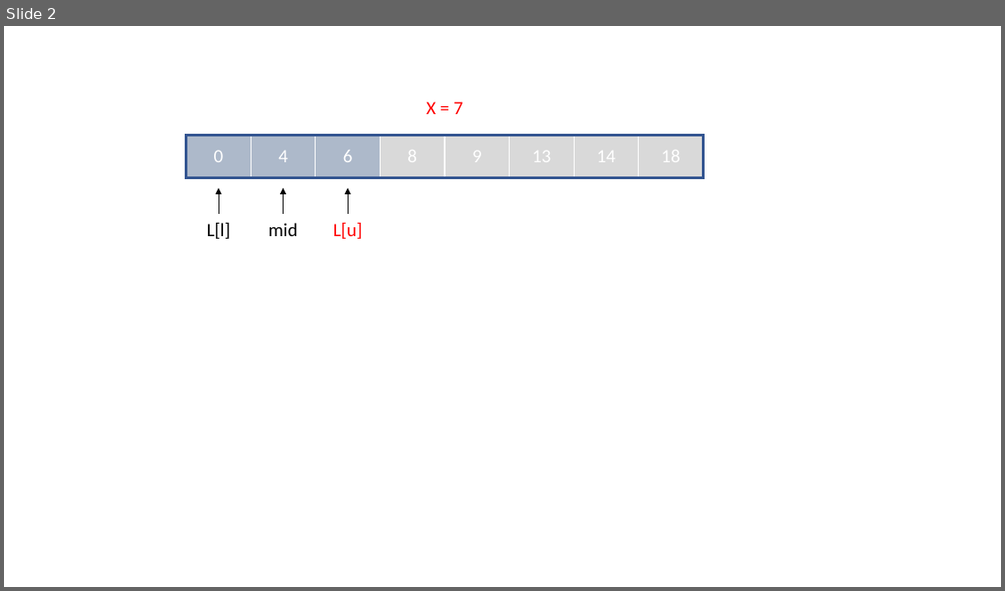
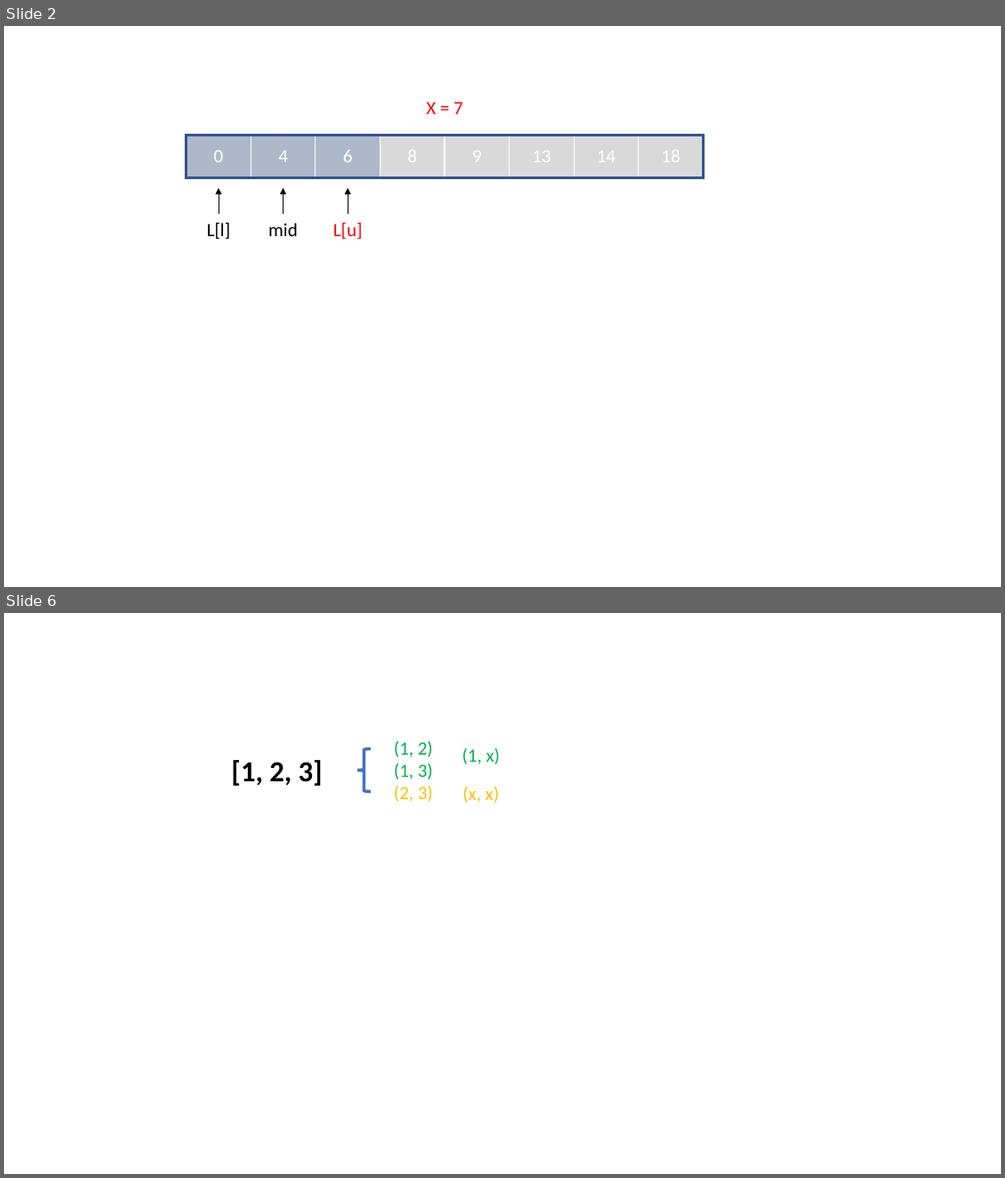
Before and after one commit to Han-Joon-Hyeok/TIL, a slide deck: Data_Structure/py_ds/images/images.pptx. Shown one above the other, each under a label of ours: slide 2 before the commit, slides 2 and 6 after it; the slides between them are not shown. The pictures are 1005x591 and 1005x1178 pixels, drawn with LibreOffice and Linux fonts; fonts in the diff are those of the drawing. Boxes give left, top, right and bottom in pixels: in the first picture for what was removed or moved away, otherwise in the second. Text is boxed around its words. In the diff, an @@ line names an element or a change of style, - is before the commit and + after.

```diff
--- a/Data_Structure/py_ds/images/images.pptx
+++ b/Data_Structure/py_ds/images/images.pptx
@@ slide 6 added at [4,613,1001,1174], background #FFFFFF @@
@@ text added at [394,741,433,802], 18 pt, text #00B050 @@
+(1, 2)
+(1, 3)
+(2, 3)
@@ text added at [231,760,323,786], 28 pt, text #000000, bold @@
+[1, 2, 3]
@@ left brace added at [357,749,371,792], outline #4472C4 3 pt @@
@@ text added at [462,748,500,764], 18 pt, text #00B050 @@
+(1, x)
@@ text added at [462,787,499,803], 18 pt, text #FFC000 @@
+(x, x)
```
Also in this commit, not shown: 5 other slides added, 7 other files.
